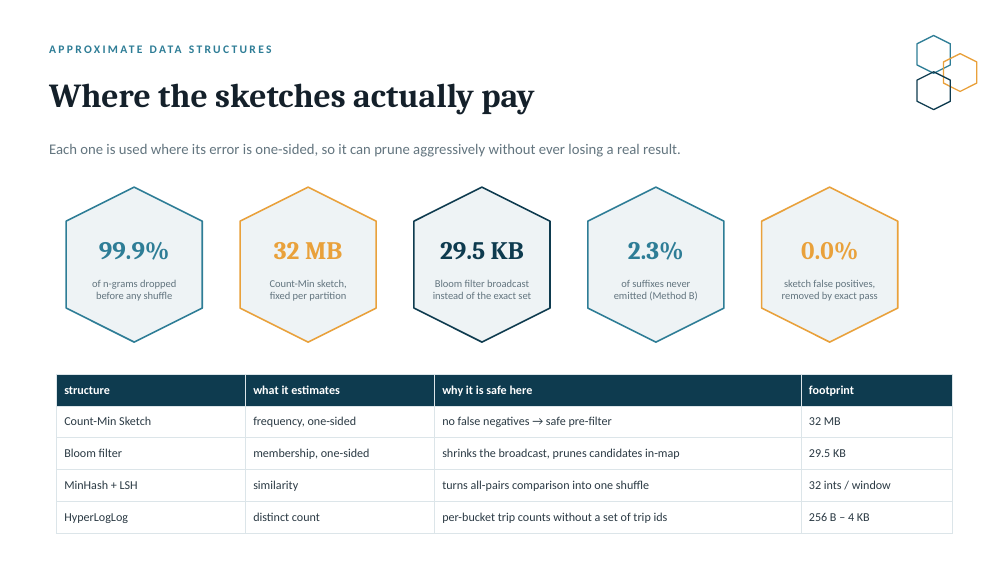
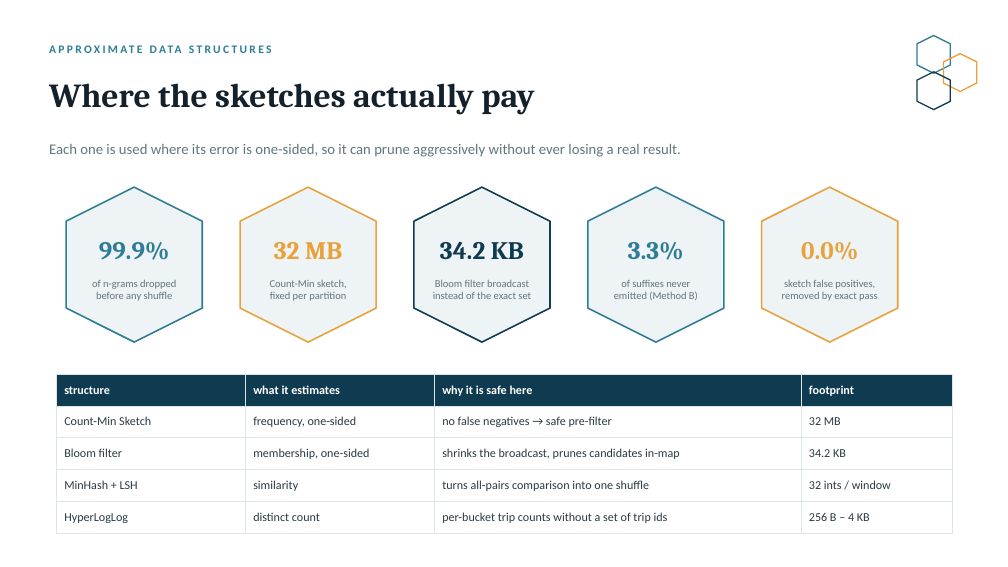
Before and after one commit to Omri5790/porto-taxi-project, a slide deck: slide 7 of output/stage3_methods_comparison.pptx. Drawn at 1008x567 pixels with LibreOffice and Linux fonts; fonts in the diff are those of the drawing. Boxes give left, top, right and bottom in pixels: in the first picture for what was removed or moved away, otherwise in the second. Text is boxed around its words. In the diff, an @@ line names an element or a change of style, - is before the commit and + after.

```diff
--- a/output/stage3_methods_comparison.pptx
+++ b/output/stage3_methods_comparison.pptx
@@ text at bbox=[440, 242, 524, 259]: text changed @@
-29.5 KB
+34.2 KB
@@ text at bbox=[628, 242, 684, 260]: text changed @@
-2.3%
+3.3%
@@ table at bbox=[57, 374, 953, 527] @@
-row 3, column 4: 29.5 KB
+row 3, column 4: 34.2 KB
```
Also in this commit, not shown: 11 other slides changed, 20 other files.
